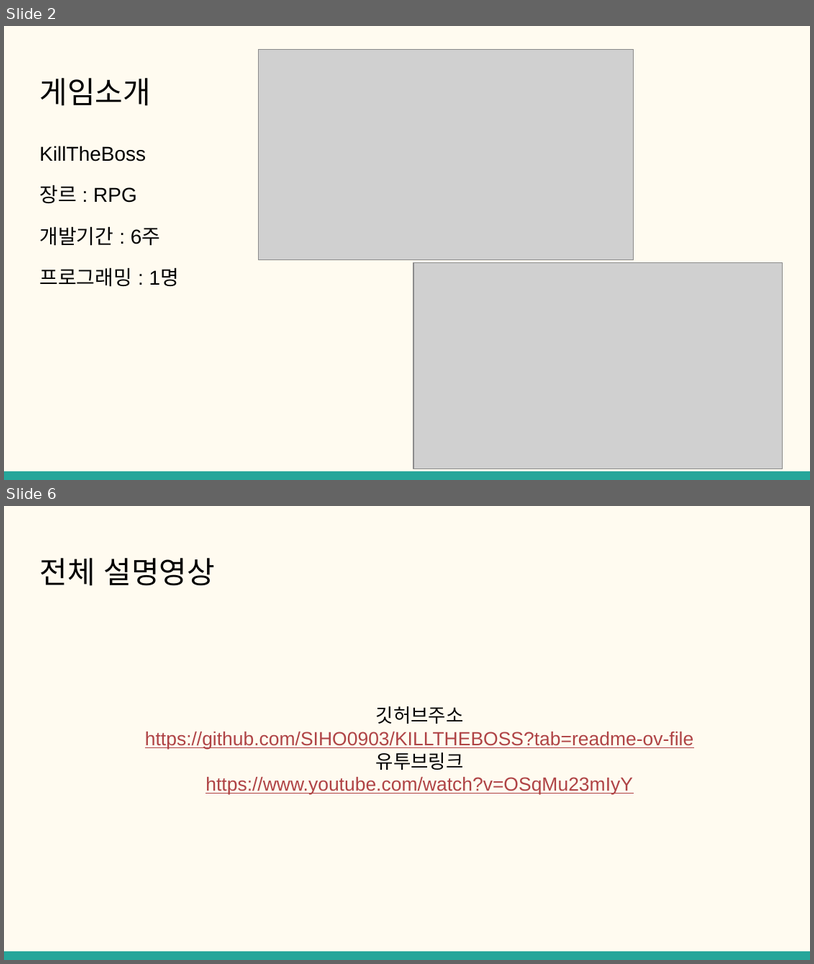
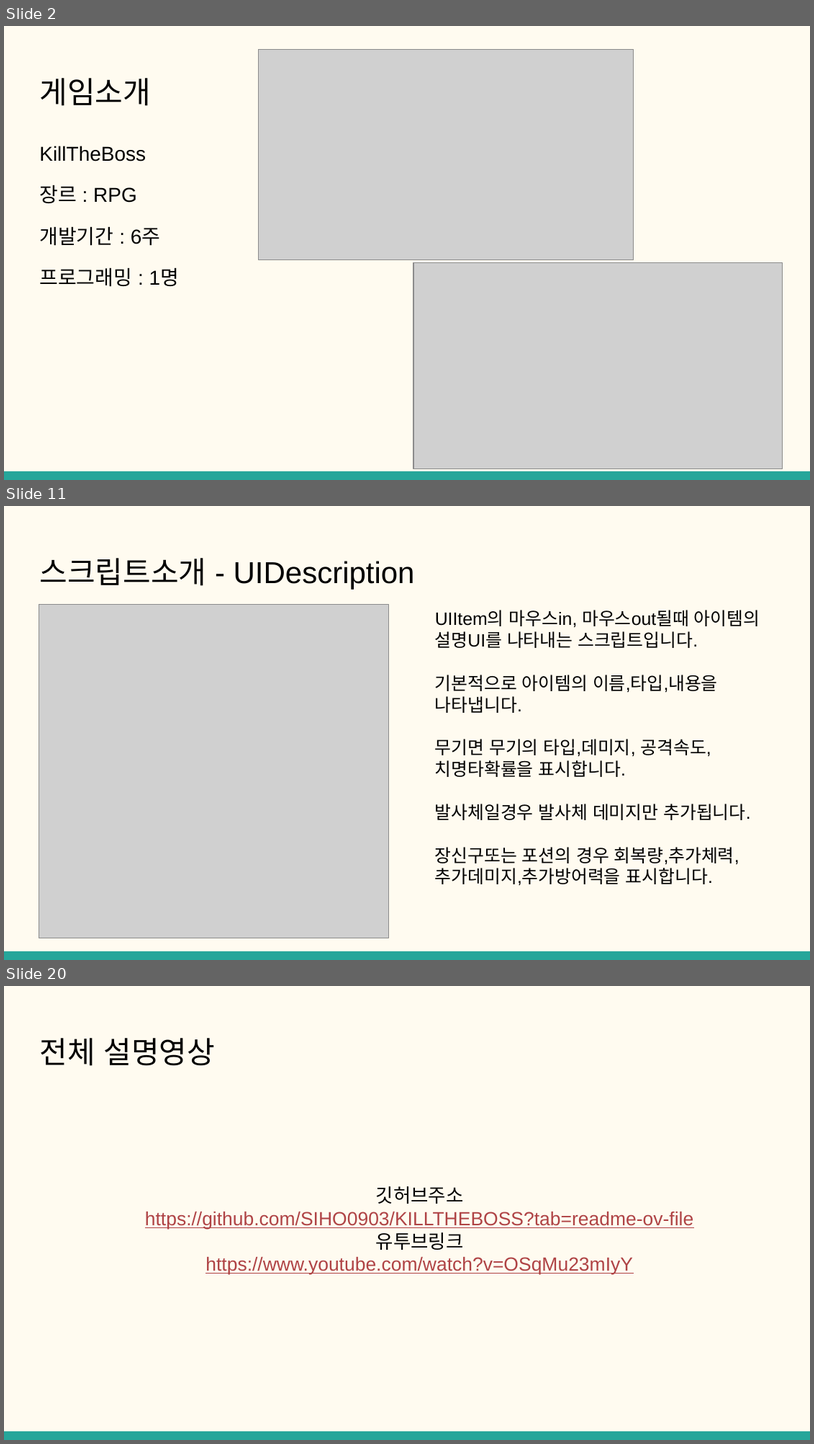
Before and after one commit to SIHO0903/KILLTHEBOSS, a slide deck: 클라이언트 개발자 포트폴리오.pptx. Shown one above the other, each under a label of ours: slides 2 and 6 before the commit, slides 2, 11 and 20 after it; the slides between them are not shown. The pictures are 814x964 and 814x1444 pixels, drawn with LibreOffice and Linux fonts; fonts in the diff are those of the drawing; grey boxes stand for pictures. Boxes give left, top, right and bottom in pixels: in the first picture for what was removed or moved away, otherwise in the second. Text is boxed around its words. In the diff, an @@ line names an element or a change of style, - is before the commit and + after.

```diff
--- a/클라이언트 개발자 포트폴리오.pptx
+++ b/클라이언트 개발자 포트폴리오.pptx
@@ slide 11 added at [4, 506, 810, 960], background #FFFBF0; not listed: 1 template element that a slide beside it also shows @@
@@ title added at [39, 558, 415, 590], 27 pt, text #000000 @@
+스크립트소개 - UIDescription
@@ picture added at [39, 605, 388, 937] @@
@@ title added at [435, 610, 760, 885], 16 pt, text #000000 @@
+UIItem의 마우스in, 마우스out될때 아이템의 설명UI를 나타내는 스크립트입니다.
+기본적으로 아이템의 이름,타입,내용을 나타냅니다.
+무기면 무기의 타입,데미지, 공격속도,
+치명타확률을 표시합니다.
+발사체일경우 발사체 데미지만 추가됩니다.
+장신구또는 포션의 경우 회복량,추가체력,추가데미지,추가방어력을 표시합니다.
@@ what was slide 6 is now slide 20 @@
```
Also in this commit, not shown: 1 slide changed, 16 other slides added, 3 slides removed, 22 other files.
